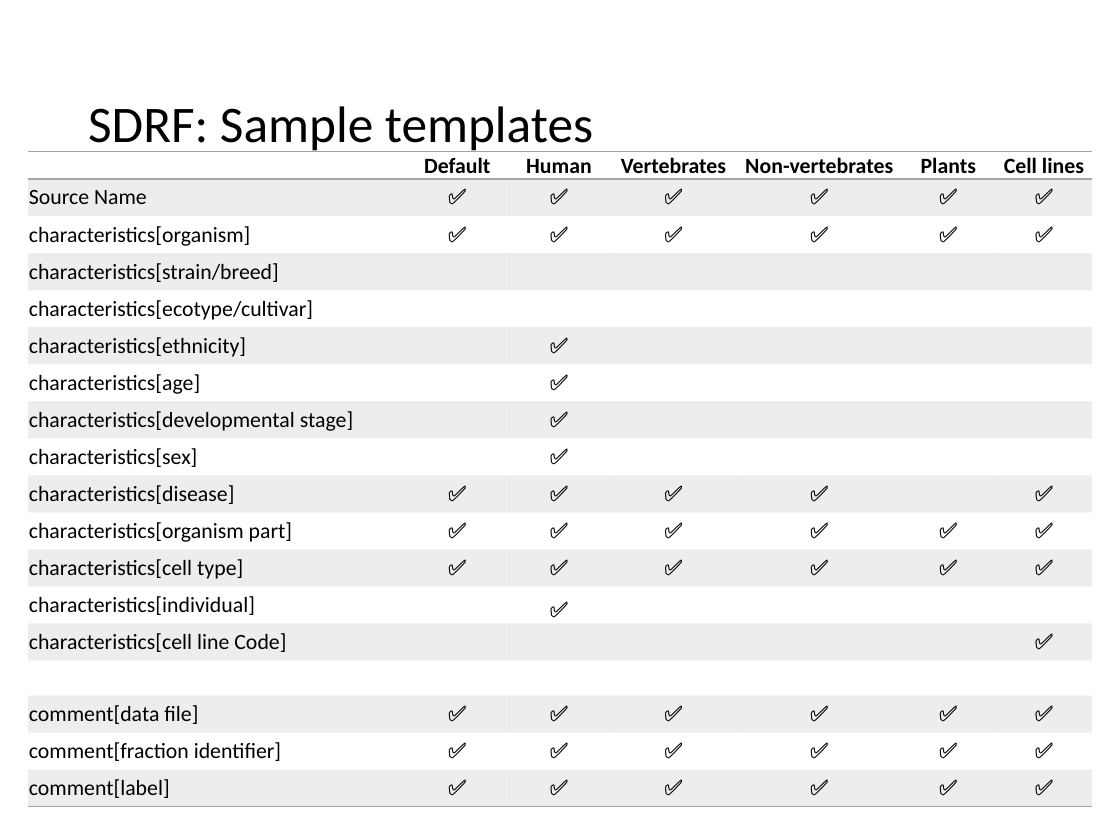
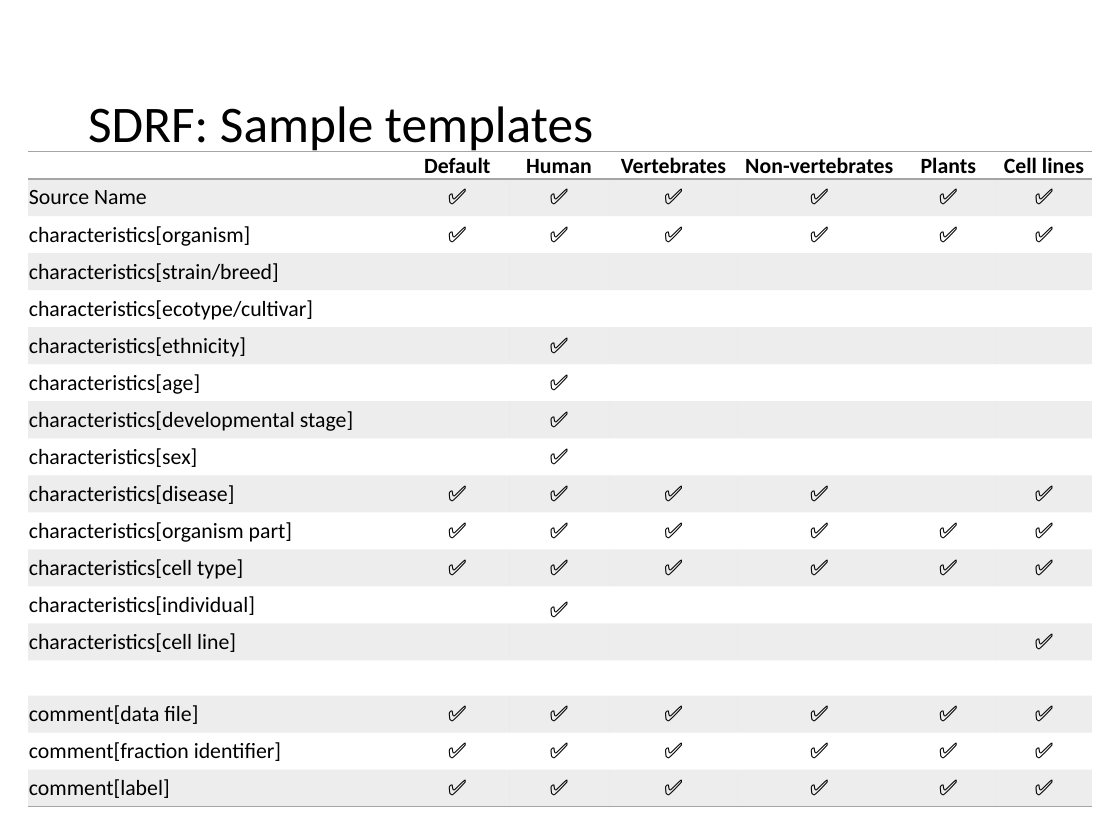
Before and after one commit to bigbio/proteomics-sample-metadata, a slide deck: slide 12 of additional-documentation/presentation-20200313.pptx. Drawn at 1120x840 pixels with LibreOffice and Linux fonts; fonts in the diff are those of the drawing. Boxes give left, top, right and bottom in pixels: in the first picture for what was removed or moved away, otherwise in the second. Text is boxed around its words. In the diff, an @@ line names an element or a change of style, - is before the commit and + after.

```diff
--- a/additional-documentation/presentation-20200313.pptx
+++ b/additional-documentation/presentation-20200313.pptx
@@ table at <box>28,151,1090,802</box> @@
-row 14, column 1: characteristics[cell line Code]
+row 14, column 1: characteristics[cell line]
```
Also in this commit, not shown: 1 other slide changed.
